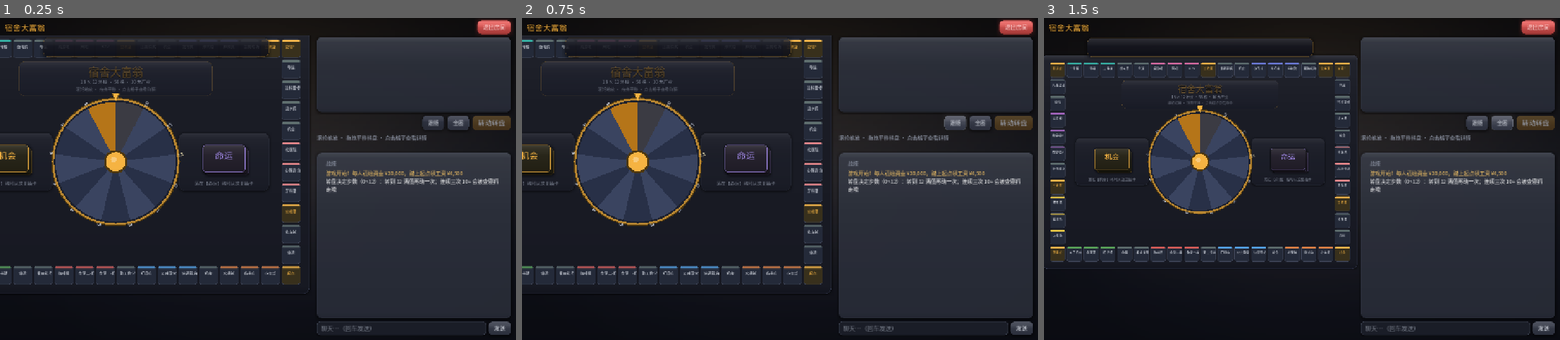
Above: before the commit, frames 1-3 (left to right).
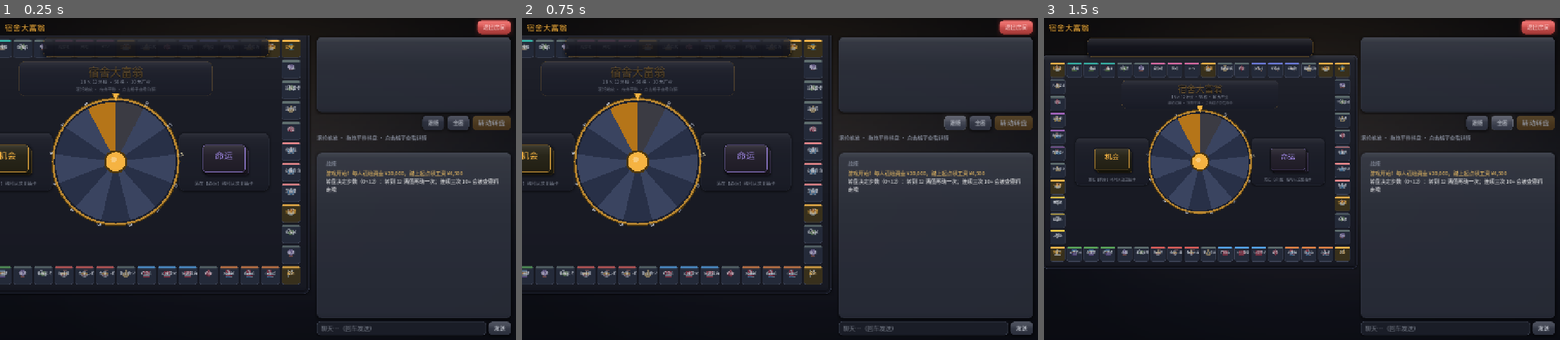
Above: after the commit, the same moments.

Repository: Lousync/dorm-monopoly
Game: Godot game, scene res://scenes/game.tscn
Same seed, same stepped clock (60 frames per second), same inputs: the game is played once before the commit and once after it. This scene is started directly instead of the project's main scene.
Inputs:
- Up to frame 1 (0.25 s): no input
- Up to frame 2 (0.75 s): click "跟随" at 0.5 s
- Up to frame 3 (1.5 s): click "全图" at 1.25 s

The runs differ from the first frame. In frame 1, 0.6% of the frame differs, in the area x 0-57%, y 8-81%; in frame 2, 0.6%; in frame 3, 0.7%, in the area x 2-61%, y 12-74%.

Commit message:
引入开源素材（全部可商用）：Kenney 棋子作玩家棋子/头像、Twemoji 格子主题水印图标、ambientCG 木纹桌面；运行时免导入加载器 + CREDITS 授权声明

Diff:
--- a/scripts/board_view.gd
+++ b/scripts/board_view.gd
@@ -105,6 +105,40 @@
 	# 渐变厚底座：顶亮底暗 + 描边 + 外投影，像一块实体桌游板
 	bg.add_theme_stylebox_override("panel", UIKit.card_stylebox(Color(0.078, 0.086, 0.124), 22, Color("#4a5170"), 2, 16))
 	_world.add_child(bg)
+	# 木纹桌面（ambientCG WoodFloor064，CC0）：压暗后铺在棋盘板上，四边留出板边
+	var wood := TextureRect.new()
+	wood.texture = UIKit.tex("res://assets/textures/wood_floor.jpg")
+	wood.stretch_mode = TextureRect.STRETCH_TILE
+	wood.texture_repeat = CanvasItem.TEXTURE_REPEAT_ENABLED
+	wood.position = Vector2(8, 8)
+	wood.size = bg.size - Vector2(16, 16)
+	wood.modulate = Color(0.5, 0.44, 0.38)
+	wood.mouse_filter = Control.MOUSE_FILTER_IGNORE
+	bg.add_child(wood)
+	# 内缘压线，让木纹像镶进棋盘边框
+	var rim := Panel.new()
+	rim.position = wood.position
+	rim.size = wood.size
+	rim.add_theme_stylebox_override("panel", UIKit.stylebox(Color(0, 0, 0, 0), 10, Color(0, 0, 0, 0.45), 2))
+	rim.mouse_filter = Control.MOUSE_FILTER_IGNORE
+	bg.add_child(rim)
+
+## 格子类型 → Twemoji 主题图标名（assets/icons/，CC-BY 4.0）
+const TILE_ICONS := {
+	"property": {"daily": "daily", "service": "service", "canteen": "canteen", "study": "study",
+		"sport": "sport", "teach": "teach", "dorm": "dorm", "fun": "fun",
+		"night": "night", "health": "health"},
+	"event": {"机会": "luck", "命运": "fate"},
+	"fine": "fine", "bonus": "bonus", "rest": "rest",
+	"start": "start", "jail": "jail", "go_jail": "gojail",
+}
+
+func _tile_icon_name(d: Dictionary) -> String:
+	var t := String(d.type)
+	var v = TILE_ICONS.get(t, "")
+	if v is Dictionary:
+		return v.get(String(d.get("group", d.get("name", ""))), "")
+	return v
 
 func _build_tiles() -> void:
 	for i in GameData.TILES.size():
@@ -127,6 +161,21 @@
 		strip.add_theme_stylebox_override("panel", UIKit.stylebox(strip_c.lightened(0.06), 2))
 		strip.mouse_filter = Control.MOUSE_FILTER_IGNORE
 		p.add_child(strip)
+
+		# 主题图标水印：垫在牌名下面，给每类格子一个视觉身份
+		var icon_name := _tile_icon_name(d)
+		if icon_name != "":
+			var icon_t := UIKit.icon(icon_name)
+			if icon_t != null:
+				var ic := TextureRect.new()
+				ic.texture = icon_t
+				ic.expand_mode = TextureRect.EXPAND_IGNORE_SIZE
+				ic.stretch_mode = TextureRect.STRETCH_KEEP_ASPECT_CENTERED
+				ic.position = Vector2((TILE - GAP * 2.0) * 0.5 - 11.0, 13)
+				ic.size = Vector2(22, 22)
+				ic.modulate = Color(1, 1, 1, 0.42 if not corner else 0.55)
+				ic.mouse_filter = Control.MOUSE_FILTER_IGNORE
+				p.add_child(ic)
 
 		var name_l := UIKit.label(d.name, 12, UIKit.ACCENT if corner else UIKit.TEXT)
 		name_l.position = Vector2(4, 10)
@@ -559,7 +608,7 @@
 		seen[peer] = true
 		var slot := int(p.color)
 		if not _tokens.has(peer):
-			var tk := _make_token(GameData.PLAYER_COLORS[slot], String(p.name))
+			var tk := _make_token(slot, String(p.name))
 			tk.set_meta("slot", slot)
 			_tokens[peer] = tk
 			_animating[peer] = false
@@ -570,7 +619,7 @@
 			var tw := tk.create_tween()
 			tw.tween_property(tk, "scale", Vector2.ONE, 0.35).set_trans(Tween.TRANS_BACK).set_ease(Tween.EASE_OUT)
 		elif not _animating.get(peer, false):
-			var tk2: Panel = _tokens[peer]
+			var tk2: Control = _tokens[peer]
 			tk2.set_meta("slot", slot)
 			tk2.position = _token_at(int(p.pos), slot)
 
@@ -652,23 +701,33 @@
 	return _token_at(int(p.pos), slot)
 
 func _token_at(idx: int, slot: int) -> Vector2:
-	return tile_pos(idx) + Vector2(TILE, TILE) * 0.5 - Vector2(10, 10) + _slot_offset(slot)
+	return tile_pos(idx) + Vector2(TILE, TILE) * 0.5 - Vector2(13, 13) + _slot_offset(slot)
 
 func _slot_offset(slot: int) -> Vector2:
 	match slot % 4:
-		0: return Vector2(-14, -14)
-		1: return Vector2(14, -14)
-		2: return Vector2(-14, 14)
-		_: return Vector2(14, 14)
-
-func _make_token(color: Color, pname: String) -> Panel:
-	var tk := Panel.new()
-	tk.size = Vector2(20, 20)
-	var sb := UIKit.stylebox(color, 10, Color(0.95, 0.95, 0.97), 2)
-	sb.shadow_color = Color(0, 0, 0, 0.45)
-	sb.shadow_size = 4
-	sb.shadow_offset = Vector2(0, 2)
-	tk.add_theme_stylebox_override("panel", sb)
+		0: return Vector2(-15, -15)
+		1: return Vector2(15, -15)
+		2: return Vector2(-15, 15)
+		_: return Vector2(15, 15)
+
+## 棋子：Kenney 桌游小人（CC0），按玩家槽位取色；素材缺失时退回纯色圆片
+func _make_token(slot: int, pname: String) -> Control:
+	var piece := UIKit.piece_tex(slot)
+	var tk: Control
+	if piece != null:
+		var tr := TextureRect.new()
+		tr.texture = piece
+		tr.expand_mode = TextureRect.EXPAND_IGNORE_SIZE
+		tr.stretch_mode = TextureRect.STRETCH_KEEP_ASPECT_CENTERED
+		tr.size = Vector2(26, 30)
+		tk = tr
+	else:
+		var p := Panel.new()
+		var sb := UIKit.stylebox(GameData.PLAYER_COLORS[slot % 4], 10, Color(0.95, 0.95, 0.97), 2, 4, Color(0, 0, 0, 0.45))
+		p.add_theme_stylebox_override("panel", sb)
+		p.size = Vector2(20, 20)
+		tk = p
+	tk.pivot_offset = tk.size * 0.5
 	tk.tooltip_text = pname
 	tk.mouse_filter = Control.MOUSE_FILTER_IGNORE
 	tk.z_index = 20
@@ -687,7 +746,7 @@
 func _kill_token_tw(peer: int) -> void:
 	if not _tokens.has(peer):
 		return
-	var tk: Panel = _tokens[peer]
+	var tk: Control = _tokens[peer]
 	if tk.has_meta("tw"):
 		var old = tk.get_meta("tw")
 		if old is Tween and (old as Tween).is_valid():
@@ -703,7 +762,7 @@
 	var p := int(peer)
 	if not _tokens.has(p):
 		return
-	var tk: Panel = _tokens[p]
+	var tk: Control = _tokens[p]
 	_kill_token_tw(p)
 	_animating[p] = true
 	if path.is_empty():
@@ -724,7 +783,7 @@
 		_animating[p] = false
 	)
 
-func _teleport_anim(p: int, tk: Panel) -> void:
+func _teleport_anim(p: int, tk: Control) -> void:
 	var slot := int(tk.get_meta("slot", 0))
 	var tw := create_tween()
 	tk.set_meta("tw", tw)
--- a/scripts/game.gd
+++ b/scripts/game.gd
@@ -833,8 +833,9 @@
 			tags += "（反省中）"
 		row.name_l.text = String(p.name) + tags
 
-		var chip_sb: StyleBoxFlat = row.chip.get_theme_stylebox("panel")
-		chip_sb.bg_color = Color(0.35, 0.35, 0.35) if not bool(p.alive) else GameData.PLAYER_COLORS[int(p.color)]
+		# 棋子（Kenney 小人 / 纯色圆片）：破产时整体置灰
+		var chip_c: Control = row.chip
+		chip_c.modulate = Color(0.42, 0.42, 0.48, 0.85) if not bool(p.alive) else Color.WHITE
 
 		# 金额：滚动数字 + 涨跌闪色 + 棋盘飘字
 		var target := int(p.money)
--- a/scripts/ui_kit.gd
+++ b/scripts/ui_kit.gd
@@ -19,6 +19,33 @@
 const DANGER := Color(0.937, 0.325, 0.314)
 
 static var _tex_cache := {}
+
+# ---------------- 开源素材加载 ----------------
+
+const PIECE_COLORS := ["Red", "Blue", "Green", "Yellow"]  # 与 GameData.PLAYER_COLORS 顺序对应
+
+## 运行时加载素材纹理：优先走资源导入缓存，未导入时直接读文件，双路径都可用
+static func tex(path: String) -> Texture2D:
+	if _tex_cache.has(path):
+		return _tex_cache[path]
+	var t: Texture2D = null
+	if ResourceLoader.exists(path):
+		t = load(path) as Texture2D
+	if t == null and FileAccess.file_exists(path):
+		var img := Image.load_from_file(path)
+		if img != null:
+			t = ImageTexture.create_from_image(img)
+	if t != null:
+		_tex_cache[path] = t
+	return t
+
+## 主题图标（assets/icons/，Twemoji CC-BY 4.0）
+static func icon(name: String) -> Texture2D:
+	return tex("res://assets/icons/%s.png" % name)
+
+## Kenney 棋子（assets/pieces/，CC0），color_idx 对应玩家槽位 0~3
+static func piece_tex(color_idx: int) -> Texture2D:
+	return tex("res://assets/pieces/piece%s_05.png" % PIECE_COLORS[clampi(color_idx, 0, 3)])
 
 # ---------------- 基础控件 ----------------
 
@@ -195,13 +222,30 @@
 		sb.shadow_offset = shadow_off
 	return sb
 
-## 玩家色小圆片
-static func chip(color: Color, side: float = 16.0) -> Panel:
-	var c := Panel.new()
+## 玩家色小棋子（Kenney 桌游棋子，CC0）；素材缺失时退回纯色圆片
+static func chip(color: Color, side: float = 16.0) -> Control:
+	var c := Control.new()
 	c.custom_minimum_size = Vector2(side, side)
-	c.add_theme_stylebox_override("panel", stylebox(color, int(side * 0.5),
+	c.mouse_filter = Control.MOUSE_FILTER_IGNORE
+	var idx: int = GameData.PLAYER_COLORS.find(color)
+	if idx >= 0:
+		var t := piece_tex(idx)
+		if t != null:
+			var tr := TextureRect.new()
+			tr.texture = t
+			tr.expand_mode = TextureRect.EXPAND_IGNORE_SIZE
+			tr.stretch_mode = TextureRect.STRETCH_KEEP_ASPECT_CENTERED
+			tr.set_anchors_preset(Control.PRESET_FULL_RECT)
+			tr.offset_bottom = -1.0
+			tr.mouse_filter = Control.MOUSE_FILTER_IGNORE
+			c.add_child(tr)
+			return c
+	var p := Panel.new()
+	p.set_anchors_preset(Control.PRESET_FULL_RECT)
+	p.add_theme_stylebox_override("panel", stylebox(color, int(side * 0.5),
 		Color(0.93, 0.93, 0.96, 0.9), 2 if side >= 18 else 1, 3, Color(0, 0, 0, 0.4)))
-	c.mouse_filter = Control.MOUSE_FILTER_IGNORE
+	p.mouse_filter = Control.MOUSE_FILTER_IGNORE
+	c.add_child(p)
 	return c
 
 ## 圆角小徽章（「已准备」等），fg 决定文字与描边色调
Binary file added: assets/icons/bonus.png
Binary file added: assets/icons/canteen.png
Binary file added: assets/icons/daily.png
Binary file added: assets/icons/dorm.png
Binary file added: assets/icons/fate.png
Binary file added: assets/icons/fine.png
Binary file added: assets/icons/fun.png
Binary file added: assets/icons/gojail.png
Binary file added: assets/icons/health.png
Binary file added: assets/icons/jail.png
Binary file added: assets/icons/luck.png
Binary file added: assets/icons/night.png
(and 24 more such lines)
